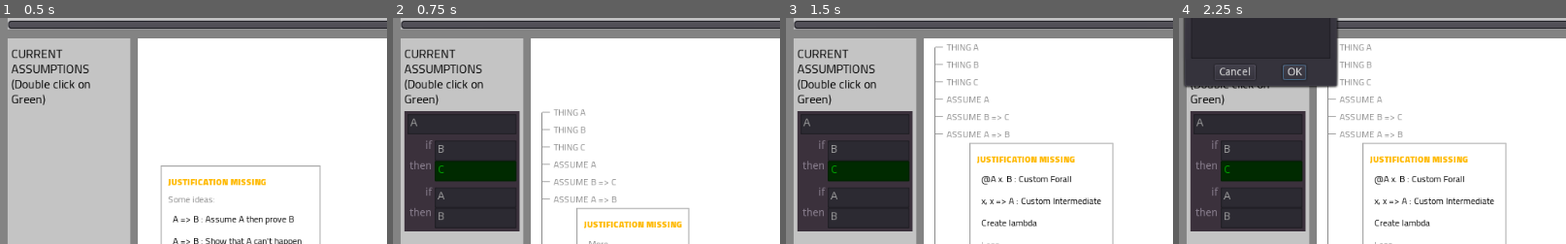
Above: before the commit, frames 1-4 (left to right).
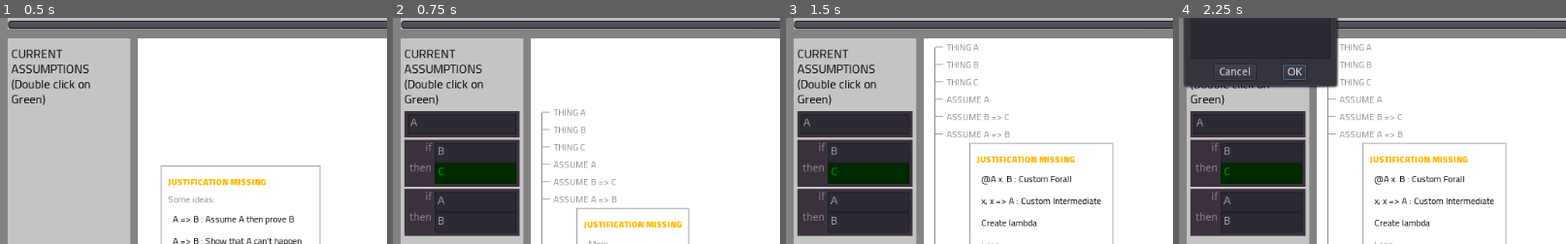
Above: after the commit, the same moments.

Repository: Negabinary/Math-Playground
Game: Godot game, scene res://Main.tscn
The game is run twice, just before and just after one commit, with the same random seed, the same clock (stepped at 60 frames per second) and the same inputs.
Inputs:
- Up to frame 1 (0.5 s): no input
- Up to frame 2 (0.75 s): click "A => B : Assume A then prove B" at 0.5 s
- Up to frame 3 (1.5 s): click "More" at 1.25 s
- Up to frame 4 (2.25 s): click "@A x. B : Custom Forall" at 2 s
The pictures show only the part of the screen within x 0-50%, y 30-80%; the shares and areas given below are measured in that part.

Frame 1 is identical in both runs. In frame 2, 2.4% of the frame differs, in the area x 2-33%, y 52-97%; in frame 3, 2.4%; in frame 4, 2.4%.

Commit message:
Updated readme
and fixed some easy-to-fix misnomers that I discovered when writing the readme

Diff:
--- a/Main.tscn
+++ b/Main.tscn
@@ -84,9 +84,10 @@
 text = "Add Module From Text"
 
 [node name="CodeDialog" type="ConfirmationDialog" parent="VSplitContainer/Modules/ScrollContainer/MarginContainer/HBoxContainer/VBoxContainer/Button"]
+visible = true
 margin_top = 48.0
-margin_right = 200.0
-margin_bottom = 118.0
+margin_right = 407.0
+margin_bottom = 318.0
 window_title = "Enter Code"
 resizable = true
 __meta__ = {
@@ -105,13 +106,13 @@
 }
 
 [node name="Label3" type="LineEdit" parent="VSplitContainer/Modules/ScrollContainer/MarginContainer/HBoxContainer/VBoxContainer/Button/CodeDialog/VBoxContainer"]
-margin_right = 184.0
+margin_right = 391.0
 margin_bottom = 24.0
 
 [node name="Label2" type="TextEdit" parent="VSplitContainer/Modules/ScrollContainer/MarginContainer/HBoxContainer/VBoxContainer/Button/CodeDialog/VBoxContainer"]
-margin_top = 28.0
-margin_right = 184.0
-margin_bottom = 28.0
+margin_top = 24.0
+margin_right = 391.0
+margin_bottom = 226.0
 size_flags_vertical = 3
 show_line_numbers = true
 minimap_draw = true
@@ -120,7 +121,7 @@
 margin_top = 20.0
 margin_right = 157.0
 margin_bottom = 40.0
-text = "Add Module From File"
+text = "Add built-in module"
 
 [node name="WindowDialog" type="ConfirmationDialog" parent="VSplitContainer/Modules/ScrollContainer/MarginContainer/HBoxContainer/VBoxContainer/Button2"]
 margin_top = 24.0
@@ -204,6 +205,7 @@
 [node name="VBoxContainer" type="VBoxContainer" parent="VSplitContainer/VSplitContainer/Proof/Context/VBoxContainer/Assumptions"]
 margin_right = 152.0
 size_flags_horizontal = 3
+custom_constants/separation = 3
 
 [node name="ColorRect" type="ColorRect" parent="VSplitContainer/VSplitContainer/Proof"]
 margin_left = 172.0
--- a/Modules.gd
+++ b/Modules.gd
@@ -14,7 +14,7 @@
 	self.selection_handler = selection_handler
 	#for module_name in ["diff_test","diff","fib","test","typing","trig","real_test","real","the_set_of_all_sets","functional","list","current_module","peano", "boolean", "small_numbers","addition"]:
 	#for module_name in ["trig","real_test","real"]:
-	#for module_name in ["bool/bool_type", "bool/bool_and", "bool/bool_or", "bool/de_morgan"]:
+	#for module_name in ["logic","bool/bool_type", "bool/bool_and", "bool/bool_or", "bool/de_morgan"]:
 	for module_name in ["examples","small_numbers","addition","peano"]:
 	#for module_name in ["pres/peano","pres/2nat"]:
 	#for module_name in ["peano","addition","small_numbers","l1/syntax","l1/opsemant"]:
--- a/lib/bool/de_morgan.tres
+++ b/lib/bool/de_morgan.tres
@@ -1,6 +1,7 @@
 @R bool/bool_type
 @R bool/bool_and
 @R bool/bool_or
+@R logic
 
 @A A : Boolean
 @A B : Boolean
--- a/lib/logic.tres
+++ b/lib/logic.tres
@@ -1,11 +1,35 @@
+@A A
+@A B
+@< =>(¬(A),B)
+@< =>(A,B)
+@> B
+
 @D /\ : ->(PROP,->(PROP,PROP))
 
-@A A : PROP
-@A B : PROP
+@A A
+@A B
 @< /\(A,B)
 @> A
 
-@A A : PROP
-@A B : PROP
+@A A
+@A B
 @< /\(A,B)
 @> B
+
+@D \/ : ->(PROP,->(PROP,PROP))
+
+@A A
+@A B
+@< \/(A,B)
+@< ¬(A)
+@> B
+
+@A A
+@A B
+@< \/(A,B)
+@< ¬(B)
+@> A
+
+@A A
+@= ¬(¬(A))
+@> A
--- a/src/module/module.gd
+++ b/src/module/module.gd
@@ -21,7 +21,7 @@
 			_parse_requirement(line.right(3), module_loader)
 			current_item = []
 		if line.begins_with("@D "):
-			if GlobalTypes.TYPING:
+			if GlobalTypes.TYPING and line.count(":") > 0:
 				statement_strings.append(_parse_definition(current_item, line.right(3), definitions))
 			else:
 				_parse_definition(current_item, line.right(3), definitions)
@@ -101,21 +101,26 @@
 
 func _parse_definition(qualifiers, def_line:String, definitions:Array):
 	var def_name_2 : String = def_line.split(":")[0].strip_edges(true,true)
-	if def_line.split(":").size() < 2:
-		def_line = def_line + " : ANY"
-	var type_info_2 : String = def_line.split(":")[1].strip_edges(true,true)
-	definitions.append(ExprItemType.new(def_name_2, type_info_2))
+	definitions.append(ExprItemType.new(def_name_2))
 
-	var string = type_info_2 + "(" + def_name_2 + ")"
-	for qualifier in qualifiers:
-		var qualifier_type = qualifier.left(3)
-		var qualifier_payload = qualifier.right(3)
-		if qualifier_type == "@A " or qualifier_type == "@a ":
-			var def_name : String = qualifier_payload.split(":")[0].strip_edges(true,true)
-			var type_info : String = qualifier_payload.split(":")[1].strip_edges(true,true)
-			string = "For all(" + def_name + ",=>(" + type_info + "(" + def_name + ")" + "," + string + "))"
+	if def_line.split(":").size() == 2:
+		var type_info_2 : String = def_line.split(":")[1].strip_edges(true,true)
 
-	return string
+		var string = type_info_2 + "(" + def_name_2 + ")"
+		for qualifier in qualifiers:
+			var qualifier_type = qualifier.left(3)
+			var qualifier_payload = qualifier.right(3)
+			if qualifier_type == "@A " or qualifier_type == "@a ":
+				var def_name : String = qualifier_payload.split(":")[0].strip_edges(true,true)
+				if qualifier_payload.split(":").size() == 2:
+					var type_info : String = qualifier_payload.split(":")[1].strip_edges(true,true)
+					string = "For all(" + def_name + ",=>(" + type_info + "(" + def_name + ")" + "," + string + "))"
+				else:
+					string = "For all(" + def_name + "," + string + ")"
+
+		return string
+
+	return null
 
 
 func _parse_statement(qualifiers:Array, conclusion) -> String:
@@ -125,8 +130,8 @@
 		var qualifier_payload = qualifier.right(3)
 		if qualifier_type == "@A " or qualifier_type == "@a ":
 			var def_name : String = qualifier_payload.split(":")[0].strip_edges(true,true)
-			var type_info : String = qualifier_payload.split(":")[1].strip_edges(true,true)
-			if GlobalTypes.TYPING:
+			if GlobalTypes.TYPING and qualifier_payload.split(":").size() == 2:
+				var type_info : String = qualifier_payload.split(":")[1].strip_edges(true,true)
 				string = "For all(" + def_name + ",=>(" + type_info + "(" + def_name + ")" + "," + string + "))"
 			else:
 				string = "For all(" + def_name + "," + string + ")"
Not shown, changed: README.md
Not shown, changed: docs/index.pck
